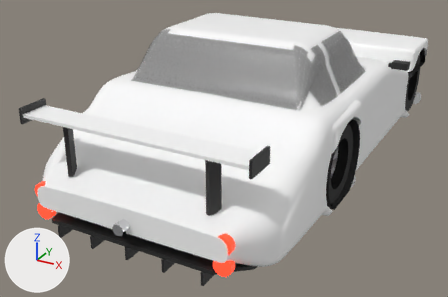
What one commit did to the glTF model public/models/cars/aurelia_gt3.glb.
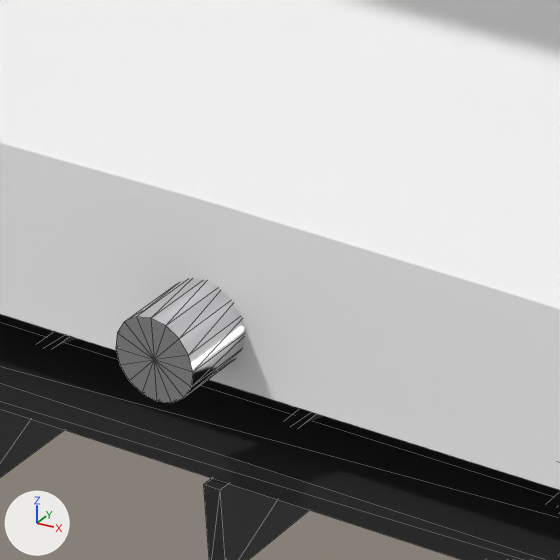
The first picture shows the older version from a 50 mm lens placed at (2.37, -5.65, 2.47), pointed at (-0.26, -0.87, 0.08). The close-ups show the older and then the newer version on the part from 22% to 39% of the width and 61% to 87% of the height of that picture. Only the edits that show in the close-ups are written down. The axes (+X, +Y, +Z) are drawn at lower left. The lights are the same throughout. The close-ups show mesh edges as thin lines. Where no turn or scale is listed for an object, it has been applied to the vertices. Vertices at exactly the same position are counted once.

Names of what the first close-up shows: 'Body', 'Chrome', 'Trim'.
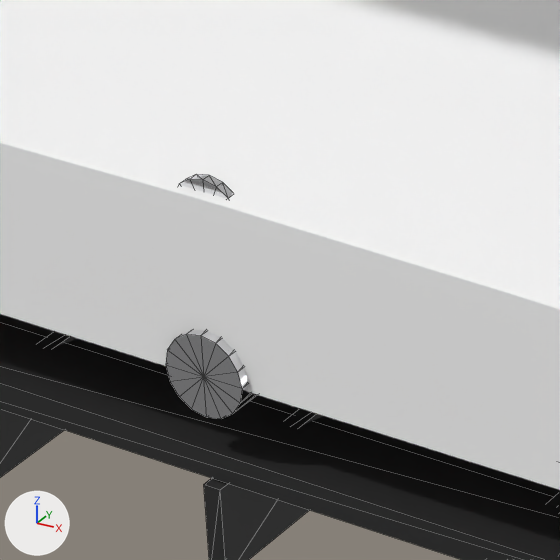
What differs and where, as boxes [x1, y1, x2, y2] in the close-ups (560 x 560 px; the box of a moved part takes in the faces that stretch with it):
'Chrome', reshaped, moved: before [116, 279, 245, 403]; after [166, 175, 257, 419]
part 1 of me_exhaust_0, moved or reshaped (not visible before): after [179, 175, 233, 199]

What the commit changed:
me_exhaust_0 is used by ob_chrome; location (0.0, -2.772, 0.28).
me_exhaust_0 had 102 vertices, 192 faces and spanned x -0.05..0.05, y -0.05..4.65, z -0.05..0.12.
me_exhaust_0 now has 102 vertices, 192 faces and spans x -0.05..0.05, y -0.05..4.57, z -0.05..0.21.
me_exhaust_0 part 1: the loose piece of 34 vertices spanning x -0.05..0.05, y 0.03..0.04, z 0.01..0.11 is scaled about its middle by (0.8, 1, 0.8), then moved by (0.0, -0.07, 0.1).
Other edits to the shape of me_exhaust_0 do not show in these pictures.
Object 'Chrome' (ob_chrome) moves from (0.0, -2.772, 0.28) to (0.0, -2.702, 0.224).
